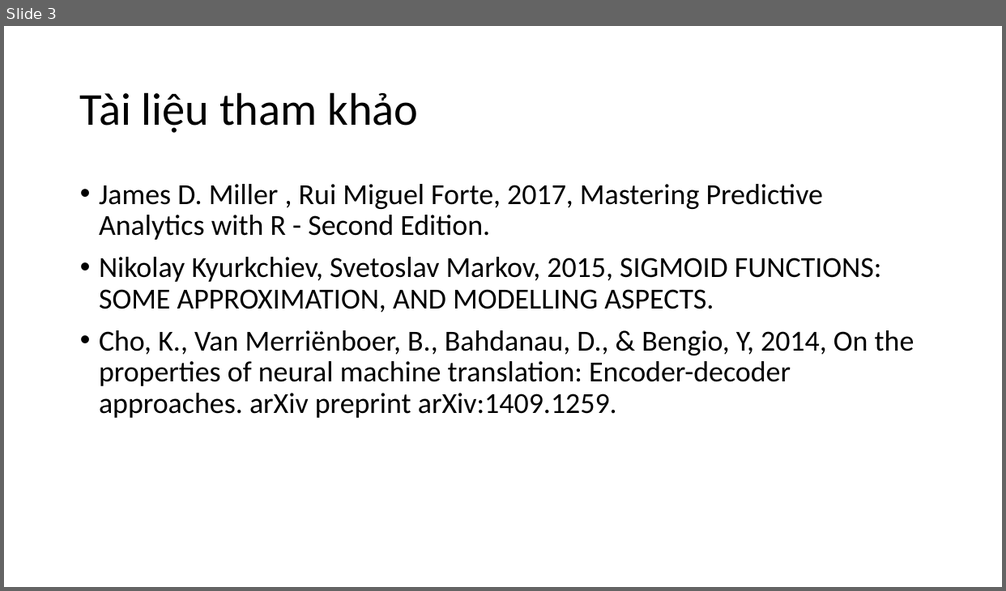
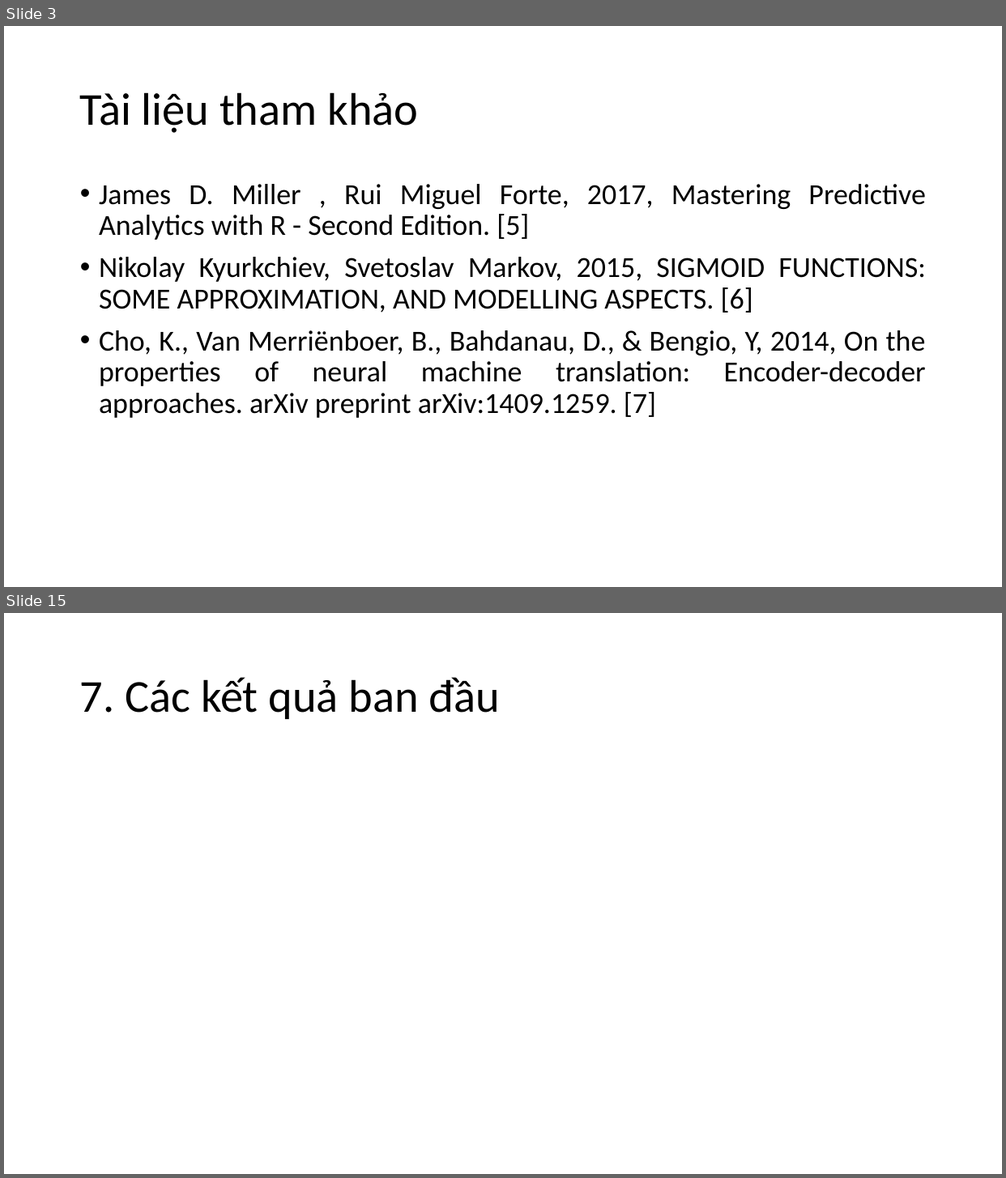
Before and after one commit to nguyenduyhanlam/Improving-Vietnamese-English-neural-machine-translation-with-guiding-word-alignments, a slide deck: dcct.pptx. Shown one above the other, each under a label of ours: slide 3 before the commit, slides 3 and 15 after it; the slides between them are not shown. The pictures are 1006x591 and 1006x1178 pixels, drawn with LibreOffice and Linux fonts; fonts in the diff are those of the drawing. Boxes give left, top, right and bottom in pixels: in the first picture for what was removed or moved away, otherwise in the second. Text is boxed around its words. In the diff, an @@ line names an element or a change of style, - is before the commit and + after.

```diff
--- a/dcct.pptx
+++ b/dcct.pptx
@@ slide 15 added at box(4, 613, 1002, 1174), background #FFFFFF @@
@@ title added at box(80, 677, 501, 719), 44 pt, text #000000 @@
+7. Các kết quả ban đầu
@@ slide 3 changed as well @@
@@ text at box(99, 184, 926, 418): text changed @@
-• James D. Miller , Rui Miguel Forte, 2017, Mastering Predictive Analytics with R - Second Edition.
-• Nikolay Kyurkchiev, Svetoslav Markov, 2015, SIGMOID FUNCTIONS: SOME APPROXIMATION, AND MODELLING ASPECTS.
-• Cho, K., Van Merriënboer, B., Bahdanau, D., & Bengio, Y, 2014, On the properties of neural machine translation: Encoder-decoder approaches. arXiv preprint arXiv:1409.1259.
+• James D. Miller , Rui Miguel Forte, 2017, Mastering Predictive Analytics with R - Second Edition. [5]
+• Nikolay Kyurkchiev, Svetoslav Markov, 2015, SIGMOID FUNCTIONS: SOME APPROXIMATION, AND MODELLING ASPECTS. [6]
+• Cho, K., Van Merriënboer, B., Bahdanau, D., & Bengio, Y, 2014, On the properties of neural machine translation: Encoder-decoder approaches. arXiv preprint arXiv:1409.1259. [7]
```
Also in this commit, not shown: 2 other slides changed, 13 other slides added.
